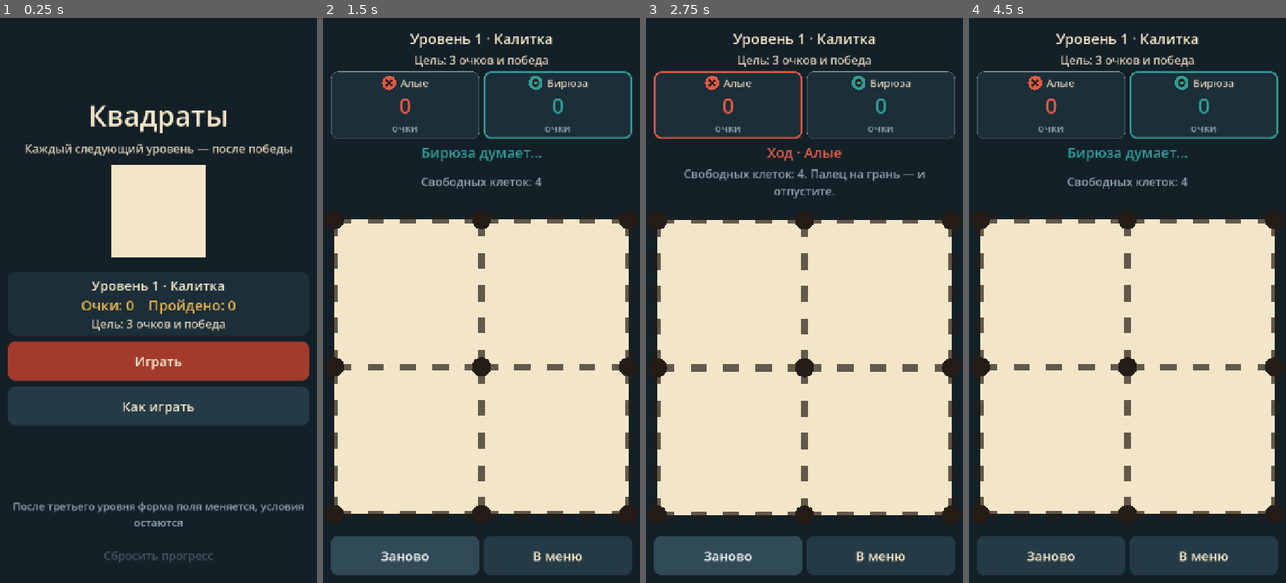
Above: before the commit, frames 1-4 (left to right).
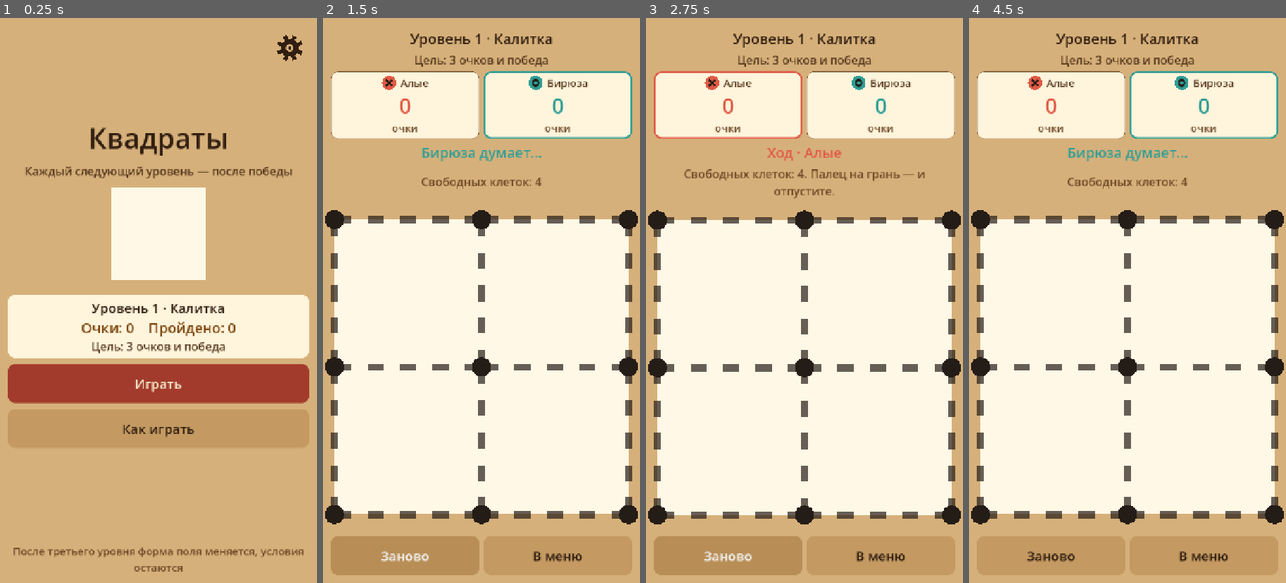
Above: after the commit, the same moments.

Repository: shedulervic/bases
Game: Godot game, scene res://scenes/main.tscn
The game is run twice, just before and just after one commit, with the same random seed, the same clock (stepped at 60 frames per second) and the same inputs.
Inputs:
- Up to frame 1 (0.25 s): no input
- Up to frame 2 (1.5 s): click "Играть" at 0.5 s; click "Заново" at 1.25 s
- Up to frame 3 (2.75 s): click "Заново" at 2 s
- Up to frame 4 (4.5 s): click "Заново" at 2.75 s; click "В меню" at 3.5 s; click "Играть" at 4.25 s

The runs differ from the first frame. In frame 1, 97% of the frame differs, in the area x 0-100%, y 0-100%; in frame 2, 96%; in frame 3, 96%; in frame 4, 96%.

Commit message:
Add a settings screen with night, light, and sand themes, and open the game on sand.
Co-authored-by: Cursor <cursoragent@cursor.com>

Diff:
--- a/project.godot
+++ b/project.godot
@@ -19,7 +19,7 @@
 config/version="0.1.0"
 run/main_scene="res://scenes/main.tscn"
 config/features=PackedStringArray("4.6", "GL Compatibility")
-boot_splash/bg_color=Color(0.0784314, 0.12549, 0.156863, 1)
+boot_splash/bg_color=Color(0.839216, 0.690196, 0.478431, 1)
 boot_splash/show_image=false
 config/icon="res://icon.svg"
 
--- a/scripts/art.gd
+++ b/scripts/art.gd
@@ -32,7 +32,7 @@
 
 static func water(canvas: CanvasItem, rect: Rect2) -> void:
 	canvas.draw_rect(rect, Palette.WATER, true)
-	var wave := Color(Palette.CREAM, 0.38)
+	var wave := Color(Palette.ON_ACCENT, 0.38)
 	var width := maxf(1.5, rect.size.x * 0.04)
 	for row in 2:
 		var y := rect.position.y + rect.size.y * (0.38 + 0.28 * row)
--- a/scripts/board.gd
+++ b/scripts/board.gd
@@ -358,13 +358,13 @@
 	var cell_px := _cs(metrics)
 	var owner := int(cells[cell].owner)
 	var rect := Rect2(top_left, Vector2(cell_px, cell_px))
-	var fill: Color = Palette.CREAM
+	var fill: Color = Palette.CELL
 	if owner == 0 and GameRules.edge_count(cell, h_edges, v_edges) == 3:
 		fill = Palette.READY
 	if owner != 0:
 		var shown := clampf(float(claim_anim.get(cell, 1.0)), 0.0, 1.0)
 		var ease := 1.0 - pow(1.0 - shown, 3.0)
-		fill = Palette.CREAM.lerp(Palette.color_of(owner), ease)
+		fill = Palette.CELL.lerp(Palette.color_of(owner), ease)
 		var shrink := (1.0 - ease) * cell_px * 0.12
 		rect = Rect2(top_left + Vector2(shrink, shrink), Vector2(cell_px - shrink * 2.0, cell_px - shrink * 2.0))
 	draw_rect(rect, fill, true)
@@ -424,7 +424,7 @@
 			BoardArt.ring(self, at, mark_r, mark)
 	if res == "":
 		return
-	var chip := Color(1, 1, 1, 0.55) if owner == 0 else Color(Palette.CREAM, 0.9)
+	var chip := Color(1, 1, 1, 0.55) if owner == 0 else Color(Palette.CELL, 0.9)
 	draw_circle(icon_at, radius * 1.4, chip)
 	BoardArt.resource(self, res, icon_at, radius)
 
@@ -446,7 +446,7 @@
 		var text_size := font.get_string_size(text, HORIZONTAL_ALIGNMENT_LEFT, -1, font_size)
 		var box := Rect2(center.x - text_size.x * 0.5 - 8.0, center.y - font.get_ascent(font_size) - 4.0, text_size.x + 16.0, text_size.y + 8.0)
 		draw_rect(box, Color(0, 0, 0, 0.58 * alpha), true)
-		draw_string(font, Vector2(box.position.x + 8.0, box.position.y + 4.0 + font.get_ascent(font_size)), text, HORIZONTAL_ALIGNMENT_LEFT, -1, font_size, Color(Palette.CREAM, alpha))
+		draw_string(font, Vector2(box.position.x + 8.0, box.position.y + 4.0 + font.get_ascent(font_size)), text, HORIZONTAL_ALIGNMENT_LEFT, -1, font_size, Color(Palette.ON_ACCENT, alpha))
 
 
 func _metrics() -> Dictionary:
--- a/scripts/confetti.gd
+++ b/scripts/confetti.gd
@@ -17,7 +17,7 @@
 
 
 func burst() -> void:
-	var colors := [Palette.P1, Palette.P2, Palette.GOLD, Palette.GEM_C, Palette.CREAM]
+	var colors := [Palette.P1, Palette.P2, Palette.GOLD, Palette.GEM_C, Palette.ON_ACCENT]
 	_pieces.clear()
 	for i in 70:
 		_pieces.append({
--- a/scripts/main.gd
+++ b/scripts/main.gd
@@ -20,6 +20,7 @@
 var board: BoardView
 var menu_screen: Control
 var rules_screen: Control
+var settings_screen: Control
 var game_screen: Control
 var pending_level: Dictionary = {}
 var menu_preview: ShapePreview
@@ -49,11 +50,14 @@
 var overlay_sub: Label
 var overlay_s1: Label
 var overlay_s2: Label
+var background: ColorRect
+var host: Control
 var _back_at := 0
 
 
 func _ready() -> void:
 	set_anchors_and_offsets_preset(Control.PRESET_FULL_RECT)
+	Palette.restore()
 	_apply_theme()
 	_build()
 	_show("menu")
@@ -84,13 +88,13 @@
 	theme.set_stylebox("normal", "Button", _flat(Palette.BUTTON, 16))
 	theme.set_stylebox("hover", "Button", _flat(Palette.BUTTON_HOVER, 16))
 	theme.set_stylebox("pressed", "Button", _flat(Palette.BUTTON_DOWN, 16))
-	theme.set_stylebox("disabled", "Button", _flat(Color8(24, 36, 44), 16))
+	theme.set_stylebox("disabled", "Button", _flat(Palette.BUTTON_DOWN, 16))
 	theme.set_stylebox("focus", "Button", _flat(Palette.BUTTON, 16, Palette.MUTED, 2))
 	self.theme = theme
 
 
 func _build() -> void:
-	var background := ColorRect.new()
+	background = ColorRect.new()
 	background.color = Palette.BG
 	background.set_anchors_preset(Control.PRESET_FULL_RECT)
 	background.mouse_filter = Control.MOUSE_FILTER_IGNORE
@@ -105,15 +109,24 @@
 	margin.add_theme_constant_override("margin_bottom", 18)
 	add_child(margin)
 
-	var host := Control.new()
+	host = Control.new()
 	host.size_flags_horizontal = Control.SIZE_EXPAND_FILL
 	host.size_flags_vertical = Control.SIZE_EXPAND_FILL
 	margin.add_child(host)
-
+	_fill_screens()
+
+
+func _fill_screens() -> void:
+	for child in host.get_children():
+		host.remove_child(child)
+		child.free()
+	background.color = Palette.BG
+	_apply_theme()
 	menu_screen = _build_menu()
 	rules_screen = _build_rules()
+	settings_screen = _build_settings()
 	game_screen = _build_game()
-	for screen in [menu_screen, rules_screen, game_screen]:
+	for screen in [menu_screen, rules_screen, settings_screen, game_screen]:
 		screen.set_anchors_preset(Control.PRESET_FULL_RECT)
 		host.add_child(screen)
 
@@ -159,7 +172,7 @@
 	box.add_child(stats)
 
 	var play := _button("Играть")
-	_paint_button(play, Palette.P1_DARK, Palette.CREAM)
+	_paint_button(play, Palette.P1_DARK, Palette.ON_ACCENT)
 	play.pressed.connect(_play_current)
 	box.add_child(play)
 
@@ -172,13 +185,10 @@
 	footer.autowrap_mode = TextServer.AUTOWRAP_WORD
 	box.add_child(footer)
 
-	reset_button = _button("Сбросить прогресс")
-	_quiet_button(reset_button)
-	reset_button.pressed.connect(func() -> void: reset_dialog.visible = true)
-	box.add_child(reset_button)
-
-	reset_dialog = _build_reset_dialog()
-	root.add_child(reset_dialog)
+	var gear := GearButton.new()
+	gear.tooltip_text = "Настройки"
+	gear.pressed.connect(func() -> void: _show("settings"))
+	root.add_child(gear)
 	return root
 
 
@@ -218,10 +228,58 @@
 	return dim
 
 
+func _choose_theme(theme_id: String) -> void:
+	if theme_id == Palette.id:
+		return
+	Palette.use(theme_id)
+	call_deferred("_apply_chosen_theme")
+
+
+func _apply_chosen_theme() -> void:
+	_fill_screens()
+	_show("settings")
+
+
 func _confirm_reset() -> void:
 	Campaign.reset()
 	reset_dialog.visible = false
 	_refresh_menu()
+
+
+func _build_settings() -> Control:
+	var root := Control.new()
+	var box := VBoxContainer.new()
+	box.set_anchors_preset(Control.PRESET_FULL_RECT)
+	box.add_theme_constant_override("separation", 14)
+	root.add_child(box)
+	box.add_child(_label("Настройки", 40, Palette.CREAM, true))
+	box.add_child(_label("Тема", 32, Palette.GOLD, true))
+	var themes := HBoxContainer.new()
+	themes.add_theme_constant_override("separation", 10)
+	box.add_child(themes)
+	for entry in [["night", "Ночная"], ["light", "Светлая"], ["sand", "Песочная"]]:
+		var theme_id: String = str(entry[0])
+		var theme_button := _button(str(entry[1]))
+		theme_button.size_flags_horizontal = Control.SIZE_EXPAND_FILL
+		theme_button.add_theme_font_size_override("font_size", 24)
+		if Palette.id == theme_id:
+			_paint_button(theme_button, Palette.BUTTON_HOVER, Palette.CREAM, Palette.GOLD)
+		theme_button.pressed.connect(_choose_theme.bind(theme_id))
+		themes.add_child(theme_button)
+	reset_button = _button("Сбросить прогресс")
+	_paint_button(reset_button, Palette.BUTTON, Palette.DANGER_TEXT)
+	reset_button.pressed.connect(func() -> void: reset_dialog.visible = true)
+	box.add_child(reset_button)
+	var note := _label("Очки и открытые уровни пропадут. Кампания начнётся с Калитки.", 24, Palette.MUTED, true)
+	note.autowrap_mode = TextServer.AUTOWRAP_WORD
+	box.add_child(note)
+	box.add_child(_spacer())
+	var back := _button("Назад")
+	back.pressed.connect(func() -> void: _show("menu"))
+	box.add_child(back)
+	reset_dialog = _build_reset_dialog()
+	root.add_child(reset_dialog)
+	return root
 
 
 func _build_rules() -> Control:
@@ -317,7 +375,7 @@
 	actions.add_child(leave)
 
 	overlay = ColorRect.new()
-	overlay.color = Color(20 / 255.0, 32 / 255.0, 40 / 255.0, 0.78)
+	overlay.color = Color(0.04, 0.05, 0.07, 0.72)
 	overlay.set_anchors_preset(Control.PRESET_FULL_RECT)
 	overlay.visible = false
 	overlay.mouse_filter = Control.MOUSE_FILTER_STOP
@@ -353,7 +411,7 @@
 	score_row.add_child(overlay_s2)
 	result.add_child(overlay_sub)
 	overlay_next = _button("Дальше")
-	_paint_button(overlay_next, Palette.P1_DARK, Palette.CREAM)
+	_paint_button(overlay_next, Palette.P1_DARK, Palette.ON_ACCENT)
 	overlay_next.visible = false
 	overlay_next.pressed.connect(_play_current)
 	result.add_child(overlay_next)
@@ -430,8 +488,9 @@
 	_screen = screen
 	menu_screen.visible = screen == "menu"
 	rules_screen.visible = screen == "rules"
+	settings_screen.visible = screen == "settings"
 	game_screen.visible = screen == "game"
-	if screen == "menu":
+	if screen == "menu" or screen == "settings":
 		_refresh_menu()
 	if screen == "game":
 		board.resume()
@@ -451,8 +510,11 @@
 		_show("menu")
 	elif _screen == "rules":
 		_show("menu")
-	elif _screen == "menu" and reset_dialog.visible:
-		reset_dialog.visible = false
+	elif _screen == "settings":
+		if reset_dialog.visible:
+			reset_dialog.visible = false
+		else:
+			_show("menu")
 	elif _screen == "menu" and OS.has_feature("mobile"):
 		get_tree().quit()
 
@@ -497,7 +559,7 @@
 		_paint_button(spark_button, Palette.BUTTON, Palette.GOLD)
 	else:
 		spark_button.text = "Искра ×%d" % count
-		_paint_button(spark_button, Color8(24, 36, 44), Palette.MUTED)
+		_paint_button(spark_button, Palette.BUTTON_DOWN, Palette.MUTED)
 	spark_button.disabled = not board.can_toggle_spark()
 
 
@@ -513,7 +575,7 @@
 	if cleared:
 		_paint_button(overlay_again, Palette.BUTTON, Palette.CREAM)
 	else:
-		_paint_button(overlay_again, Palette.P1_DARK, Palette.CREAM)
+		_paint_button(overlay_again, Palette.P1_DARK, Palette.ON_ACCENT)
 	if cleared:
 		Campaign.note_clear(index, score)
 		overlay_title.text = "Уровень пройден!"
@@ -621,11 +683,12 @@
 	return button
 
 
-func _paint_button(button: Button, fill: Color, font: Color) -> void:
+func _paint_button(button: Button, fill: Color, font: Color, border: Color = Color(0, 0, 0, 0)) -> void:
 	var down := fill.darkened(0.12)
-	button.add_theme_stylebox_override("normal", _flat(fill, 16))
-	button.add_theme_stylebox_override("hover", _flat(fill.lightened(0.08), 16))
-	button.add_theme_stylebox_override("pressed", _flat(down, 16))
+	var width := 4 if border.a > 0.0 else 0
+	button.add_theme_stylebox_override("normal", _flat(fill, 16, border, width))
+	button.add_theme_stylebox_override("hover", _flat(fill.lightened(0.08), 16, border, width))
+	button.add_theme_stylebox_override("pressed", _flat(down, 16, border, width))
 	button.add_theme_stylebox_override("disabled", _flat(fill.darkened(0.2), 16))
 	button.add_theme_stylebox_override("focus", _flat(fill, 16))
 	button.add_theme_color_override("font_color", font)
@@ -668,6 +731,57 @@
 	return style
 
 
+class GearButton extends Button:
+	func _ready() -> void:
+		text = ""
+		focus_mode = Control.FOCUS_NONE
+		custom_minimum_size = Vector2(88, 88)
+		tooltip_text = "Настройки"
+		set_anchors_preset(Control.PRESET_TOP_RIGHT)
+		offset_left = -88.0
+		offset_top = 0.0
+		offset_right = 0.0
+		offset_bottom = 88.0
+		var empty := StyleBoxEmpty.new()
+		for state in ["normal", "hover", "pressed", "disabled", "focus"]:
+			add_theme_stylebox_override(state, empty)
+		mouse_entered.connect(queue_redraw)
+		mouse_exited.connect(queue_redraw)
+		button_down.connect(queue_redraw)
+		button_up.connect(queue_redraw)
+
+	func _draw() -> void:
+		var center := size * 0.5
+		var radius := minf(size.x, size.y) * 0.34
+		var color := Palette.CREAM
+		if is_pressed():
+			color = Palette.CREAM_DIM
+		elif is_hovered():
+			color = Color(Palette.CREAM).lightened(0.12)
+		var teeth := 8
+		var root_r := radius * 0.68
+		var pts := PackedVector2Array()
+		for i in teeth:
+			var base := TAU * float(i) / float(teeth) - PI * 0.5
+			var step := TAU / float(teeth)
+			var tooth := step * 0.46
+			var lead := (step - tooth) * 0.5
+			var a0 := base
+			var a1 := base + lead
+			var a2 := a1 + tooth
+			var a3 := base + step
+			pts.append(center + Vector2(cos(a0), sin(a0)) * root_r)
+			pts.append(center + Vector2(cos(a1), sin(a1)) * root_r)
+			pts.append(center + Vector2(cos(a1), sin(a1)) * radius)
+			pts.append(center + Vector2(cos(a2), sin(a2)) * radius)
+			pts.append(center + Vector2(cos(a2), sin(a2)) * root_r)
+			pts.append(center + Vector2(cos(a3), sin(a3)) * root_r)
+		draw_colored_polygon(pts, color)
+		draw_circle(center, radius * 0.36, Palette.BG)
+		draw_arc(center, radius * 0.36, 0.0, TAU, 32, color, maxf(2.5, radius * 0.1), true)
+		draw_circle(center, radius * 0.13, color)
+
+
 class PlayerMark extends Control:
 	var player := 1
 	var mark_color := Color8(225, 90, 69)
--- a/scripts/palette.gd
+++ b/scripts/palette.gd
@@ -1,28 +1,123 @@
 extends RefCounted
 class_name Palette
 
-const BG := Color8(20, 32, 40)
-const CREAM := Color8(243, 230, 200)
-const CREAM_DIM := Color8(217, 203, 179)
-const INK := Color8(36, 28, 22)
-const P1 := Color8(225, 90, 69)
-const P1_DARK := Color8(163, 59, 44)
-const P2 := Color8(47, 158, 150)
-const P2_DARK := Color8(29, 110, 104)
-const GOLD := Color8(230, 179, 77)
-const GEM_C := Color8(70, 130, 235)
-const SPARK_C := Color8(250, 205, 50)
-const MAGNET_C := Color8(150, 110, 240)
-const MAGNET_TIP := Color8(205, 212, 218)
-const CROWN_C := Color8(240, 140, 35)
-const WATER := Color8(52, 98, 128)
-const READY := Color8(250, 214, 150)
-const DANGER_TEXT := Color8(240, 130, 110)
-const MUTED := Color8(138, 160, 170)
-const PANEL := Color8(28, 46, 56)
-const BUTTON := Color8(36, 58, 70)
-const BUTTON_HOVER := Color8(48, 74, 88)
-const BUTTON_DOWN := Color8(24, 40, 50)
+const SAVE_PATH := "user://squares.cfg"
+const ON_ACCENT := Color8(243, 230, 200)
+
+static var id: String = "sand"
+static var BG: Color = Color8(214, 176, 122)
+static var CREAM: Color = Color8(48, 30, 16)
+static var CREAM_DIM: Color = Color8(86, 56, 30)
+static var INK: Color = Color8(36, 28, 22)
+static var CELL: Color = Color8(255, 248, 230)
+static var P1: Color = Color8(225, 90, 69)
+static var P1_DARK: Color = Color8(163, 59, 44)
+static var P2: Color = Color8(47, 158, 150)
+static var P2_DARK: Color = Color8(29, 110, 104)
+static var GOLD: Color = Color8(122, 68, 12)
+static var GEM_C: Color = Color8(70, 130, 235)
+static var SPARK_C: Color = Color8(250, 205, 50)
+static var MAGNET_C: Color = Color8(150, 110, 240)
+static var MAGNET_TIP: Color = Color8(205, 212, 218)
+static var CROWN_C: Color = Color8(240, 140, 35)
+static var WATER: Color = Color8(42, 108, 142)
+static var READY: Color = Color8(255, 196, 120)
+static var DANGER_TEXT: Color = Color8(150, 42, 28)
+static var MUTED: Color = Color8(110, 74, 40)
+static var PANEL: Color = Color8(255, 244, 220)
+static var BUTTON: Color = Color8(196, 154, 98)
+static var BUTTON_HOVER: Color = Color8(184, 142, 86)
+static var BUTTON_DOWN: Color = Color8(166, 124, 70)
+
+
+static func restore() -> void:
+	apply(_saved_id())
+
+
+static func use(theme_id: String) -> void:
+	apply(theme_id)
+	var config := ConfigFile.new()
+	config.load(SAVE_PATH)
+	config.set_value("settings", "theme", id)
+	config.save(SAVE_PATH)
+
+
+static func apply(theme_id: String) -> void:
+	var next := theme_id
+	if next != "night" and next != "light" and next != "sand":
+		next = "sand"
+	id = next
+	P1 = Color8(225, 90, 69)
+	P1_DARK = Color8(163, 59, 44)
+	P2 = Color8(47, 158, 150)
+	P2_DARK = Color8(29, 110, 104)
+	GEM_C = Color8(70, 130, 235)
+	SPARK_C = Color8(250, 205, 50)
+	MAGNET_C = Color8(150, 110, 240)
+	MAGNET_TIP = Color8(205, 212, 218)
+	CROWN_C = Color8(240, 140, 35)
+	INK = Color8(36, 28, 22)
+	if next == "light":
+		_light()
+	elif next == "sand":
+		_sand()
+	else:
+		_night()
+
+
+static func _saved_id() -> String:
+	var config := ConfigFile.new()
+	if config.load(SAVE_PATH) != OK:
+		return "sand"
+	return str(config.get_value("settings", "theme", "sand"))
+
+
+static func _night() -> void:
+	BG = Color8(20, 32, 40)
+	CREAM = Color8(243, 230, 200)
+	CREAM_DIM = Color8(217, 203, 179)
+	CELL = Color8(243, 230, 200)
+	GOLD = Color8(230, 179, 77)
+	WATER = Color8(52, 98, 128)
+	READY = Color8(250, 214, 150)
+	DANGER_TEXT = Color8(240, 130, 110)
+	MUTED = Color8(138, 160, 170)
+	PANEL = Color8(28, 46, 56)
+	BUTTON = Color8(36, 58, 70)
+	BUTTON_HOVER = Color8(48, 74, 88)
+	BUTTON_DOWN = Color8(24, 40, 50)
+
+
+static func _light() -> void:
+	BG = Color8(220, 228, 234)
+	CREAM = Color8(26, 36, 46)
+	CREAM_DIM = Color8(52, 66, 78)
+	CELL = Color8(255, 252, 247)
+	GOLD = Color8(140, 90, 12)
+	WATER = Color8(48, 112, 150)
+	READY = Color8(255, 210, 140)
+	DANGER_TEXT = Color8(168, 48, 36)
+	MUTED = Color8(90, 104, 116)
+	PANEL = Color8(255, 255, 255)
+	BUTTON = Color8(198, 210, 218)
+	BUTTON_HOVER = Color8(184, 198, 208)
+	BUTTON_DOWN = Color8(168, 182, 192)
+
+
+static func _sand() -> void:
+	BG = Color8(214, 176, 122)
+	CREAM = Color8(48, 30, 16)
+	CREAM_DIM = Color8(86, 56, 30)
+	CELL = Color8(255, 248, 230)
+	GOLD = Color8(122, 68, 12)
+	WATER = Color8(42, 108, 142)
+	READY = Color8(255, 196, 120)
+	DANGER_TEXT = Color8(150, 42, 28)
+	MUTED = Color8(110, 74, 40)
+	PANEL = Color8(255, 244, 220)
+	BUTTON = Color8(196, 154, 98)
+	BUTTON_HOVER = Color8(184, 142, 86)
+	BUTTON_DOWN = Color8(166, 124, 70)
 
 
 static func name_of(player: int) -> String:
--- a/scripts/rule_art.gd
+++ b/scripts/rule_art.gd
@@ -35,7 +35,7 @@
 func _stick(origin: Vector2, s: float) -> void:
 	var cell := s * 0.62
 	var tl := origin + Vector2(s - cell, s - cell) * 0.5
-	draw_rect(Rect2(tl, Vector2(cell, cell)), Palette.CREAM, true)
+	draw_rect(Rect2(tl, Vector2(cell, cell)), Palette.CELL, true)
 	var tr := tl + Vector2(cell, 0)
 	var bl := tl + Vector2(0, cell)
 	var br := tl + Vector2(cell, cell)
@@ -72,7 +72,7 @@
 			if r == 1 and c == 1:
 				BoardArt.water(self, rect)
 			else:
-				draw_rect(rect, Palette.CREAM, true)
+				draw_rect(rect, Palette.CELL, true)
 	for line in 4:
 		var x := tl + Vector2(line * cell, 0)
 		var y := tl + Vector2(0, line * cell)
@@ -102,7 +102,7 @@
 func _resource(origin: Vector2, s: float) -> void:
 	var cell := s * 0.7
 	var tl := origin + Vector2(s - cell, s - cell) * 0.5
-	draw_rect(Rect2(tl, Vector2(cell, cell)), Palette.CREAM, true)
+	draw_rect(Rect2(tl, Vector2(cell, cell)), Palette.CELL, true)
 	var center := tl + Vector2(cell, cell) * 0.5
 	var radius := cell * 0.3
 	draw_circle(center, radius * 1.4, Color(1, 1, 1, 0.55))
--- a/scripts/self_test.gd
+++ b/scripts/self_test.gd
@@ -4,6 +4,7 @@
 const LevelCatalog = preload("res://scripts/levels.gd")
 const SquaresAi = preload("res://scripts/ai.gd")
 const Campaign = preload("res://scripts/campaign.gd")
+const Palette = preload("res://scripts/palette.gd")
 
 var fails := 0
 
@@ -23,8 +24,21 @@
 	_test_ai_takes_capture()
 	_test_playouts()
 	_test_campaign()
+	_test_themes()
 	print("SELFTEST ", "OK" if fails == 0 else "FAILED (%d)" % fails)
 	quit(0 if fails == 0 else 1)
+
+
+func _test_themes() -> void:
+	Palette.apply("nope")
+	check(Palette.id == "sand", "по умолчанию песочная тема")
+	Palette.apply("light")
+	check(Palette.id == "light" and Palette.BG.r > 0.75, "светлая тема")
+	Palette.apply("sand")
+	check(Palette.id == "sand" and Palette.BG.r > Palette.BG.b + 0.2, "песочная тема")
+	Palette.apply("night")
+	check(Palette.id == "night" and Palette.BG.r < 0.15, "ночная тема")
+	check(Palette.CELL.is_equal_approx(Color8(243, 230, 200)), "клетки ночной темы")
 
 
 func check(condition: bool, message: String) -> void:
--- a/scripts/shape_preview.gd
+++ b/scripts/shape_preview.gd
@@ -38,7 +38,7 @@
 			if line[c] != "#":
 				continue
 			var rect := Rect2(origin + Vector2(c, r) * cell + Vector2(1, 1), Vector2(cell, cell) - Vector2(2, 2))
-			draw_rect(rect, Palette.CREAM, true)
+			draw_rect(rect, Palette.CELL, true)
 			var key := "%d,%d" % [r, c]
 			if resources.has(key):
 				BoardArt.resource(self, str(resources[key]), rect.get_center(), maxf(4.0, cell * 0.32))
Not shown, changed: journal.md
